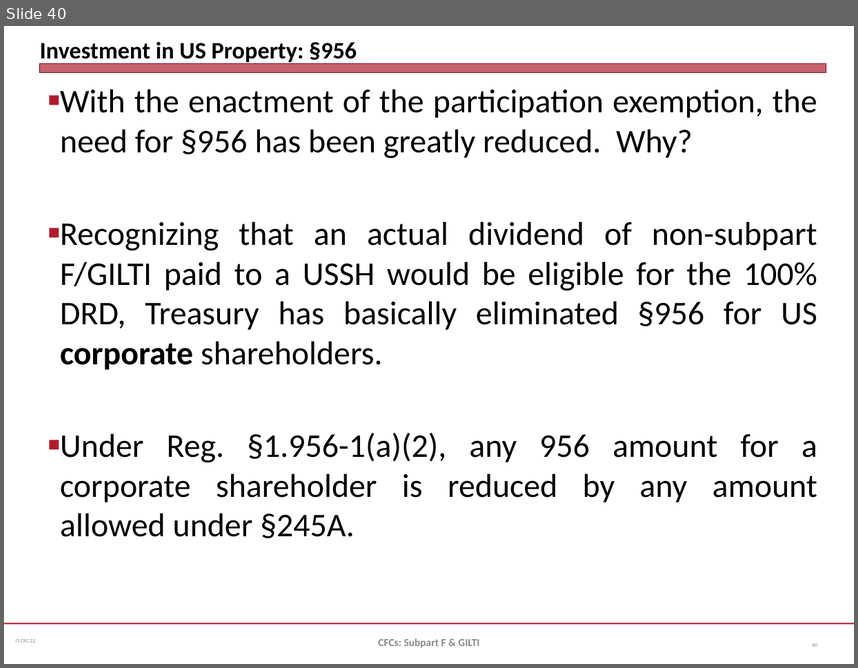
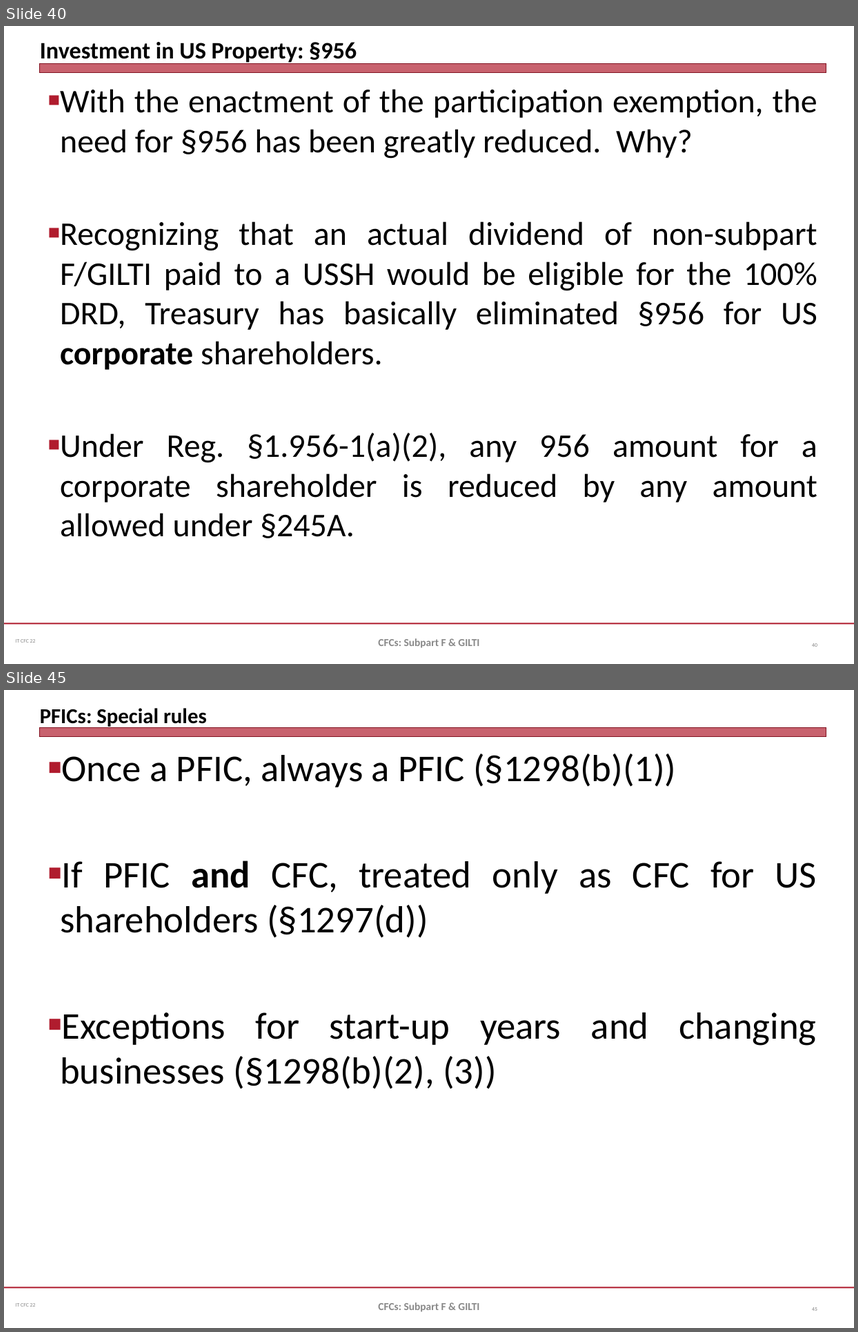
Before and after one commit to jmc877/International-Tax, a slide deck: slides/IT_CFC_22_1.pptx. Shown one above the other, each under a label of ours: slide 40 before the commit, slides 40 and 45 after it; the slides between them are not shown. The pictures are 858x668 and 858x1332 pixels, drawn with LibreOffice and Linux fonts; fonts in the diff are those of the drawing. Boxes give left, top, right and bottom in pixels: in the first picture for what was removed or moved away, otherwise in the second. Text is boxed around its words. In the diff, an @@ line names an element or a change of style, - is before the commit and + after.

```diff
--- a/slides/IT_CFC_22_1.pptx
+++ b/slides/IT_CFC_22_1.pptx
@@ slide 45 added at (x1=4, y1=690, x2=854, y2=1328), background #FFFFFF; not listed: 3 template elements that a slide beside it also shows @@
@@ title added at (x1=40, y1=708, x2=207, y2=729), 18 pt, text #000000, bold @@
+PFICs: Special rules
@@ text added at (x1=60, y1=753, x2=817, y2=1089), 32 pt, text #000000 @@
+■ Once a PFIC, always a PFIC (§1298(b)(1))
+■ If PFIC and CFC, treated only as CFC for US shareholders (§1297(d))
+■ Exceptions for start-up years and changing businesses (§1298(b)(2), (3))
@@ text added at (x1=378, y1=1302, x2=479, y2=1312), 9 pt, text #898989, bold @@
+CFCs: Subpart F & GILTI
@@ page number added at (x1=812, y1=1307, x2=818, y2=1310), 4.5 pt, text #808080 @@
+45
```
Also in this commit, not shown: 6 other slides added, 2 other files.
